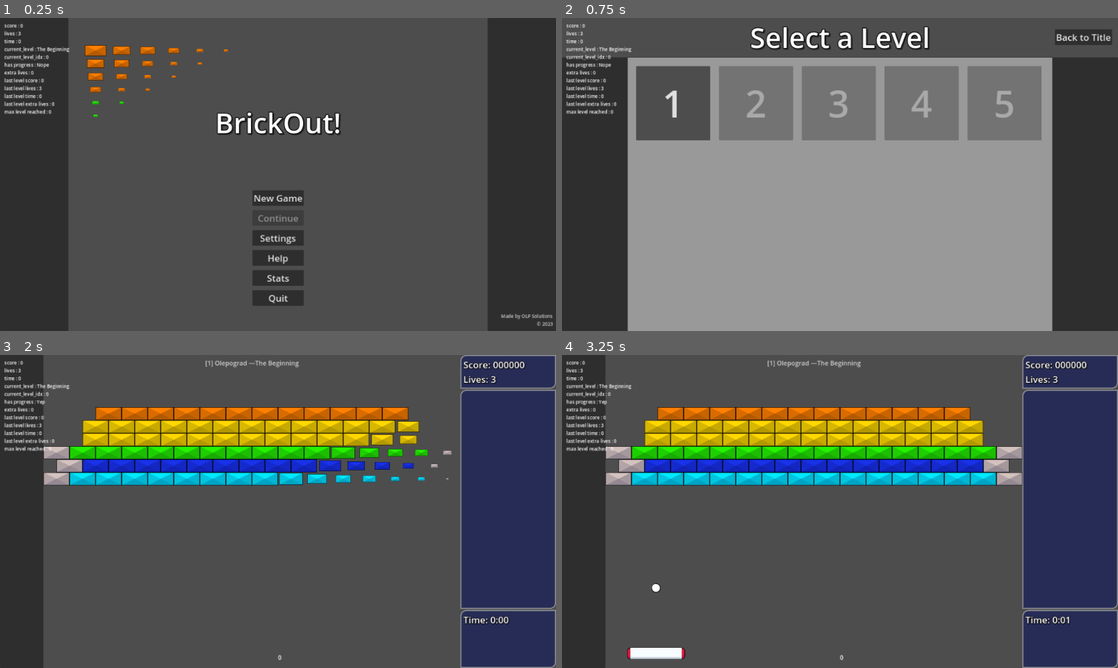
Above: before the commit, frames 1-4 (two rows, left to right).
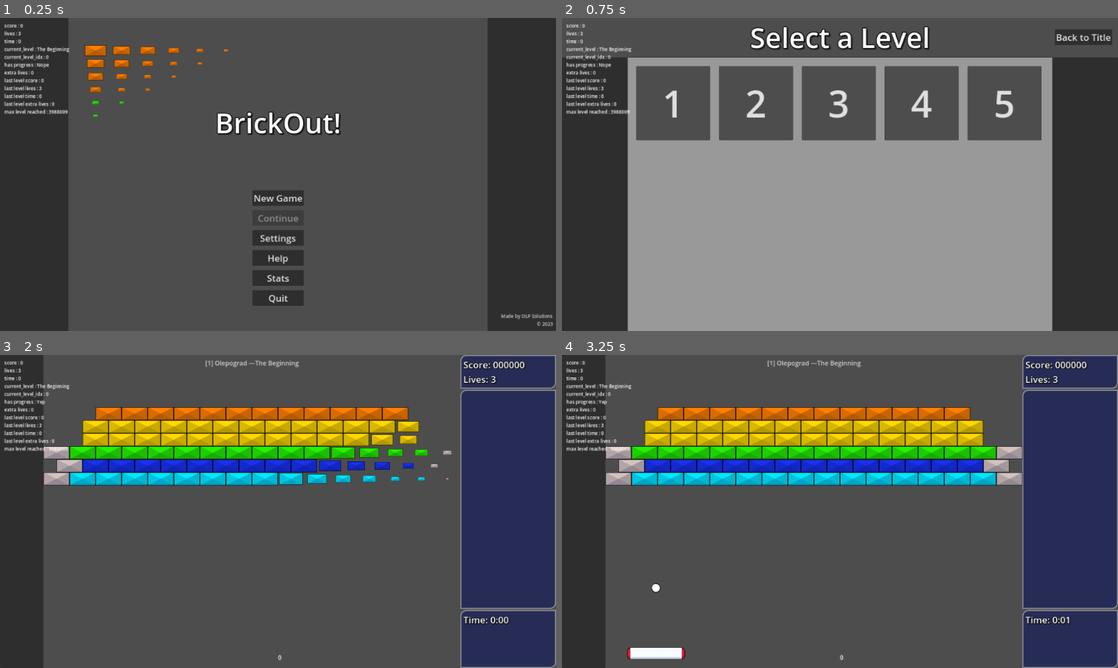
Above: after the commit, the same moments.

Repository: O-39889/brickout
Game: Godot game, scene res://scenes/title_screen.tscn
Two runs of this game, one before a commit and one after it. Both use one fixed random seed, a clock stepped at 60 frames per second and the inputs below. The engine's default icon, where the game draws it, is replaced by a stand-in: a white triangle on a blue panel in a dark square.
Inputs (mouse positions are in pixels of both pictures, inside the frame that each line leads up to):
- Up to frame 1 (0.25 s): no input
- Up to frame 2 (0.75 s): click "New Game" at 0.5 s
- Up to frame 3 (2 s): click "1" at 1.25 s
- Up to frame 4 (3.25 s): move the mouse to (867, 511) at 2.02 s; click (867, 511) at 2.17 s; tap Enter at 2.75 s; move the mouse to (812, 511) at 2.77 s; click (812, 511) at 2.92 s

The runs differ from the first frame. In frame 1, less than 0.1% of the frame differs, in the area x 8-13%, y 29-31%; in frame 2, 13%, in the area x 8-87%, y 15-40%; in frame 3, less than 0.1%; in frame 4, less than 0.1%.

Commit message:
Add a little debug feature
To always allow me to see all elves

Diff:
--- a/scripts/singletons/game_progression.gd
+++ b/scripts/singletons/game_progression.gd
@@ -103,6 +103,9 @@
 		get_tree().process_frame.connect(set_debug_test_lbl_thingy_amogus_228_olepa_bing_chilling_yes)
 		await get_tree().process_frame;
 		add_child(debug_test_lbl);
+
+		# also something else too lol
+		max_level_reached = 1997 * 1997;
 
 
 ## If idx = -1, then it just uses the current index
